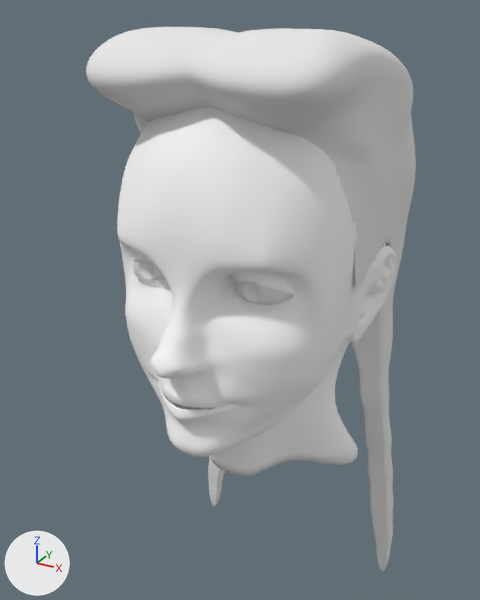
Renders of the Blender file simple_topo/02d.blend from each side of a commit.
The view is the same before and after, from a 50 mm lens placed at (6.35, -12.37, 10.56), pointed at (-0.63, 0.33, 4.22). Lighting does not change. The marker at lower left points along +X, +Y and +Z.

The first picture shows 'Cube', 'eye_l.001', 'head'.
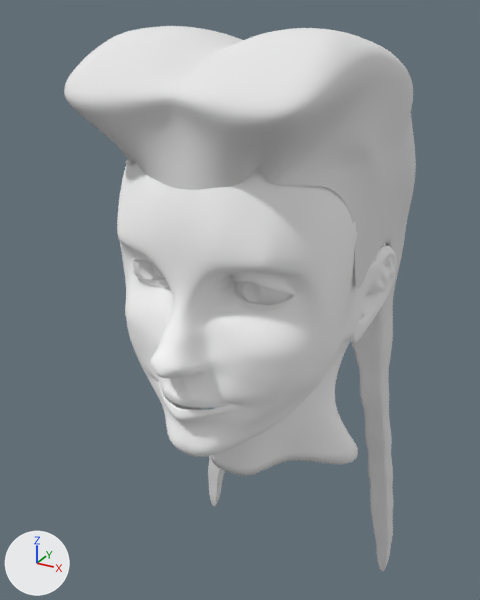
Commit message: 02d: hair mesh tweaks

Diff of the bpy script that builds the scene:
```diff
--- a/simple_topo/02d.blend.py
+++ b/simple_topo/02d.blend.py
@@ me_cube @@
 # used by ob_cube; location = (0.0, 1.98, 8.1); rotation_euler = (-0.921, 0.0, 0.0), in degrees (-53, 0, 0); scale = (2.45, 2.73, 1.0)
-me_cube.from_pydata(...)  # 378 vertices, 360 faces; spans x 0.0..1.25, y -1.51..3.87, z -7.21..1.0
+me_cube.from_pydata(...)  # 378 vertices, 360 faces; spans x 0.0..1.25, y -1.53..3.87, z -7.21..1.0
+# me_cube part 1: 30 of 378 vertices moved; they spanned x 0.0..1.04, y -1.51..-0.59, z -3.09..0.22 and now span x 0.0..1.04, y -1.53..-0.66, z -4.17..0.25; mean shift (-0.01, -0.05, -0.53); largest move (0.17, -0.83, -2.46) -> (0.17, -0.97, -4.12)
 me_cube.materials.append(mat_braided_hair)
```

Location of each change, [x1, y1, x2, y2] in pixels of the pictures (480 x 600 px; the box of a moved part takes in the faces that stretch with it):
'Cube', reshaped (7% wider)
    before: [86, 27, 416, 571]
    after: [64, 26, 416, 571]
part 1 of me_cube, moved or reshaped
    before: [86, 27, 351, 207]
    after: [64, 26, 351, 209]
